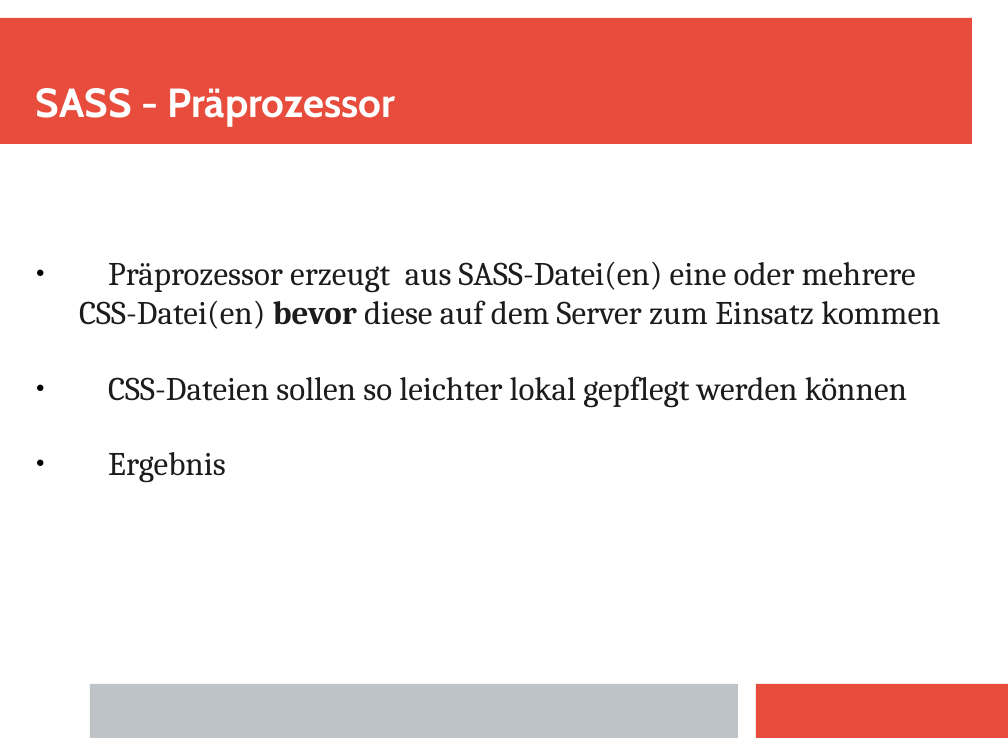
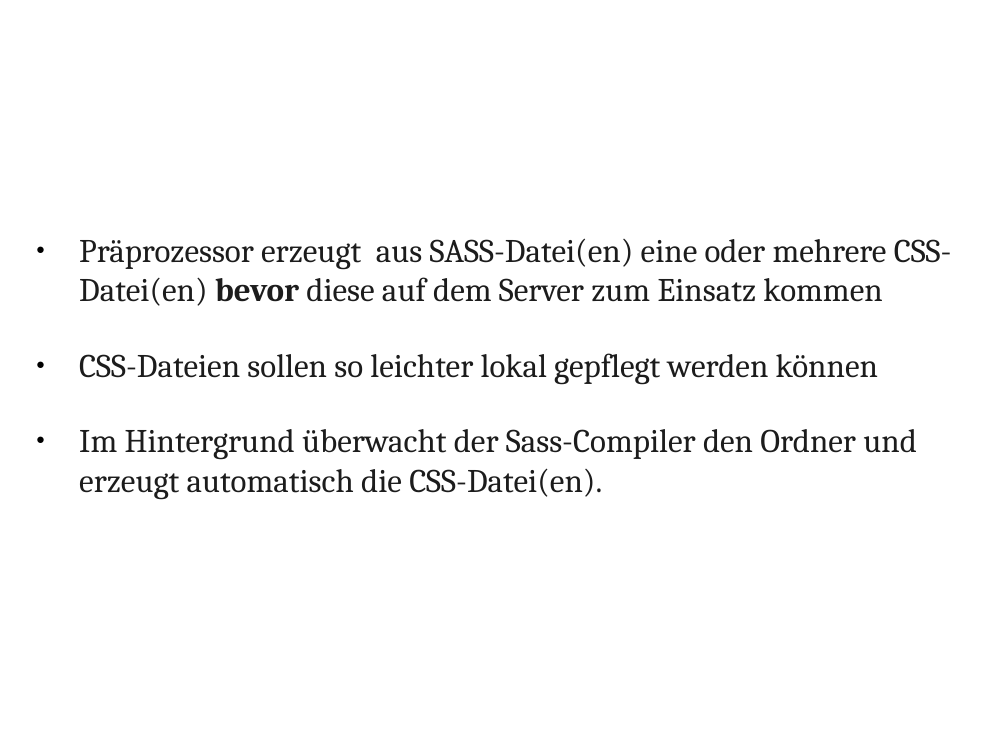
Before and after one commit to Skatgott/Sass-Demo, a slide deck: slide 4 of praesentation/praesentation.pptx. Drawn at 1008x756 pixels with LibreOffice and Linux fonts; fonts in the diff are those of the drawing; background and template pictures are left out. Boxes give left, top, right and bottom in pixels: in the first picture for what was removed or moved away, otherwise in the second. Text is boxed around its words. In the diff, an @@ line names an element or a change of style, - is before the commit and + after.

Commit message:
change presentation layout

```diff
--- a/praesentation/praesentation.pptx
+++ b/praesentation/praesentation.pptx
@@ rectangle removed at [0, 18, 972, 145] @@
@@ text "SASS - Präprozessor" rewrapped from [36, 88, 395, 127] to [36, 36, 971, 125] @@
@@ text at [79, 429, 917, 500]: text changed @@
-● Ergebnis
+● Im Hintergrund überwacht der Sass-Compiler den Ordner und erzeugt automatisch die CSS-Datei(en).
@@ rectangle removed at [90, 684, 738, 738] @@
@@ rectangle removed at [756, 684, 1008, 738] @@
```
Also in this commit, not shown: 12 other slides changed.
